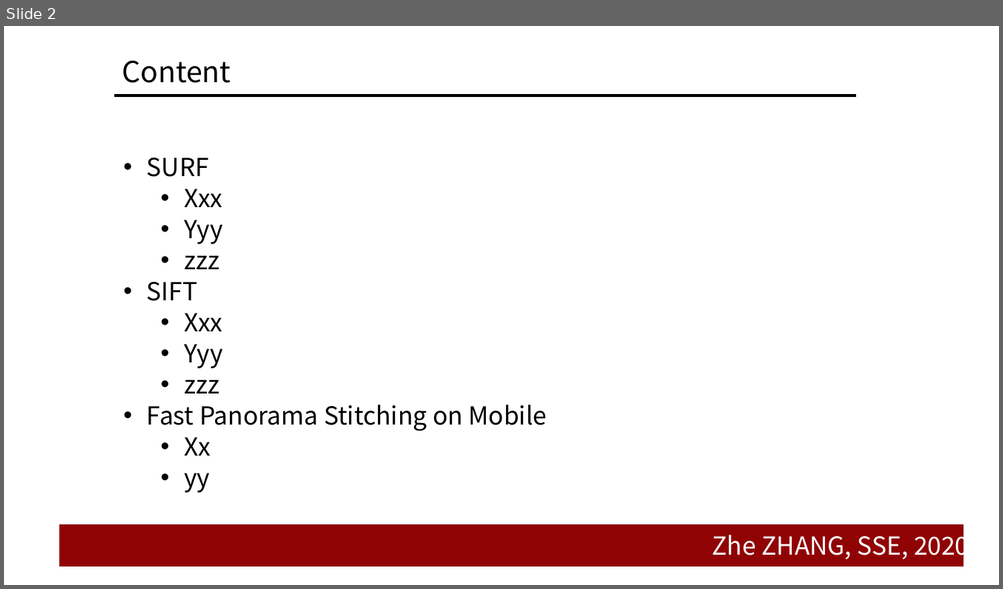
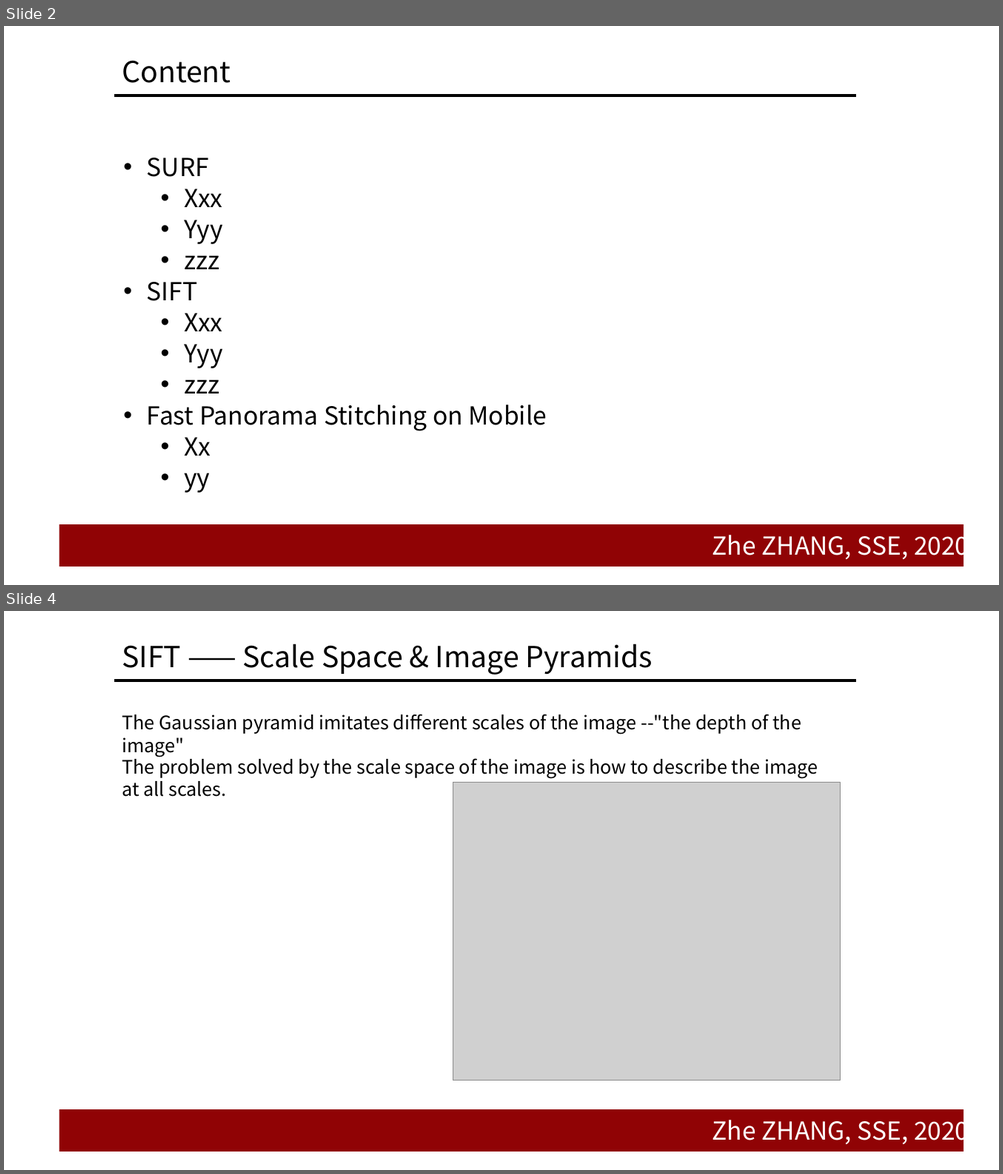
Before and after one commit to doubleZ0108/Panorama-Stitching, a slide deck: Panorama-Stitching-base-on-SIFT/pre/SIFT.pptx. Shown one above the other, each under a label of ours: slide 2 before the commit, slides 2 and 4 after it; the slides between them are not shown. The pictures are 1003x589 and 1003x1174 pixels, drawn with LibreOffice and Linux fonts; fonts in the diff are those of the drawing; grey boxes stand for pictures; background and template pictures are left out. Boxes give left, top, right and bottom in pixels: in the first picture for what was removed or moved away, otherwise in the second. Text is boxed around its words. In the diff, an @@ line names an element or a change of style, - is before the commit and + after.

```diff
--- a/Panorama-Stitching-base-on-SIFT/pre/SIFT.pptx
+++ b/Panorama-Stitching-base-on-SIFT/pre/SIFT.pptx
@@ slide 4 added at [4,611,999,1170], background #FFFFFF; not listed: 3 template elements that a slide beside it also shows @@
@@ title added at [122,644,652,675], 28 pt, text #000000 @@
+SIFT —— Scale Space & Image Pyramids
@@ text added at [122,714,801,735], 18 pt, text #000000 @@
+The Gaussian pyramid imitates different scales of the image --"the depth of the image"
@@ text added at [122,755,817,797], 18 pt, text #000000 @@
+The problem solved by the scale space of the image is how to describe the image at all scales.
@@ picture added at [452,782,839,1080] @@
```
Also in this commit, not shown: 9 other slides added, 9 slides removed.
